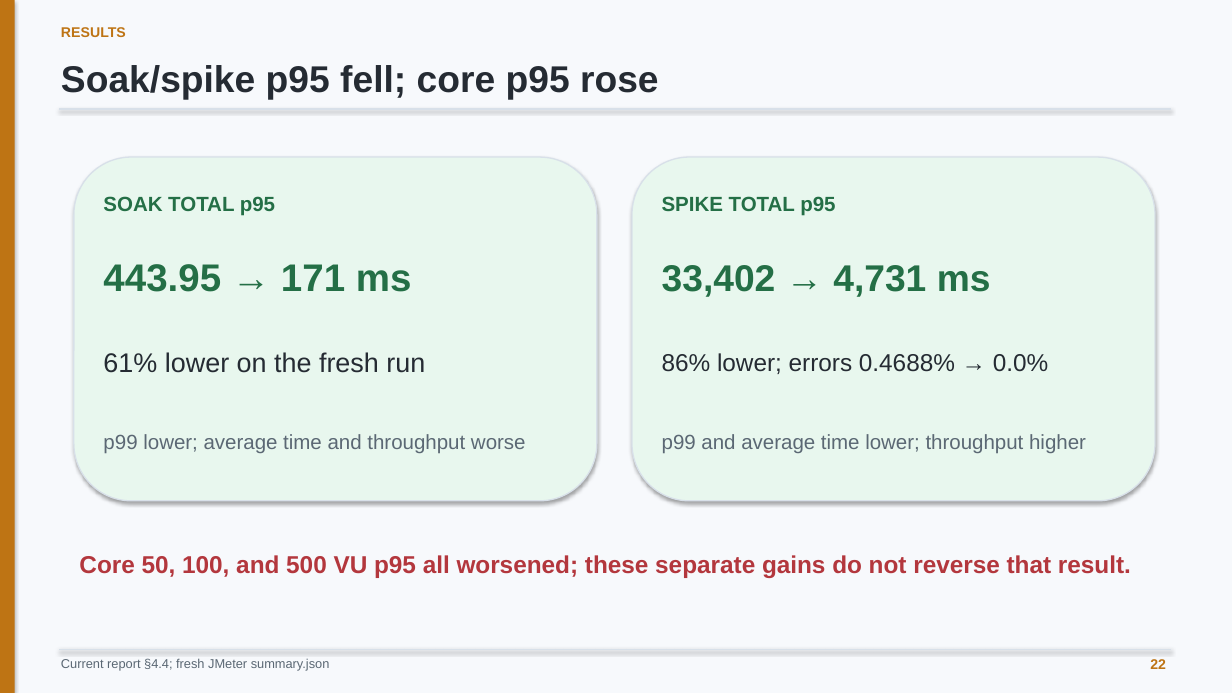
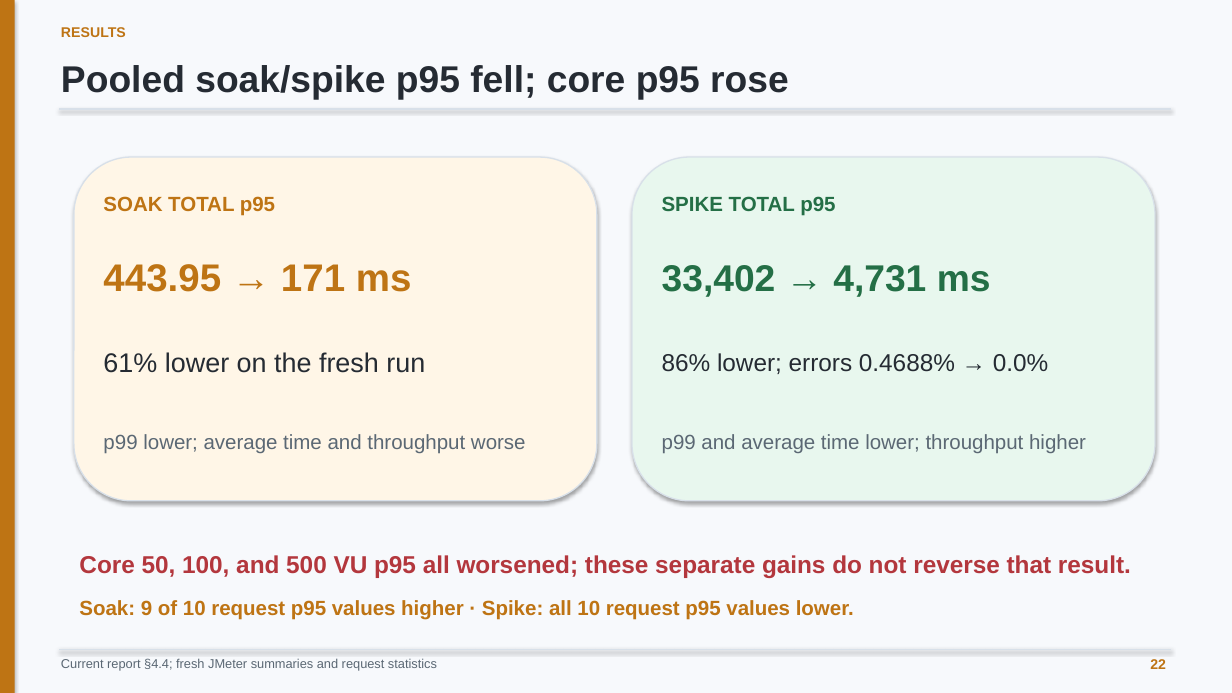
Before and after one commit to minatozaki98/financial-accounting, a slide deck: slide 22 of Document/outputs/final-defense/G6519692_Zaw_Ye_Htut_Ko_Final_Thesis_Defense.pptx. Drawn at 1232x693 pixels with LibreOffice and Linux fonts; fonts in the diff are those of the drawing. Boxes give left, top, right and bottom in pixels: in the first picture for what was removed or moved away, otherwise in the second. Text is boxed around its words. In the diff, an @@ line names an element or a change of style, - is before the commit and + after.

Commit message:
docs: add request-level soak and spike evidence slides

```diff
--- a/Document/outputs/final-defense/G6519692_Zaw_Ye_Htut_Ko_Final_Thesis_Defense.pptx
+++ b/Document/outputs/final-defense/G6519692_Zaw_Ye_Htut_Ko_Final_Thesis_Defense.pptx
@@ text at [61, 65, 789, 100]: text changed @@
-Soak/spike p95 fell; core p95 rose
+Pooled soak/spike p95 fell; core p95 rose
@@ rounded rectangle at [74, 157, 597, 501]: fill #E8F7EE to #FFF6E7 @@
@@ text "SOAK TOTAL p95" at [103, 196, 275, 216]: text colour #246F46 to #BE7414 @@
@@ text "443.95 → 171 ms" at [103, 264, 412, 292]: text colour #246F46 to #BE7414 @@
@@ text added at [79, 600, 854, 620], 16 pt, text #BE7414, bold @@
+Soak: 9 of 10 request p95 values higher · Spike: all 10 request p95 values lower.
@@ text at [61, 658, 437, 671]: text changed @@
-Current report §4.4; fresh JMeter summary.json
+Current report §4.4; fresh JMeter summaries and request statistics
```
Also in this commit, not shown: 1 other slide changed, 2 slides added, 2 other files.
